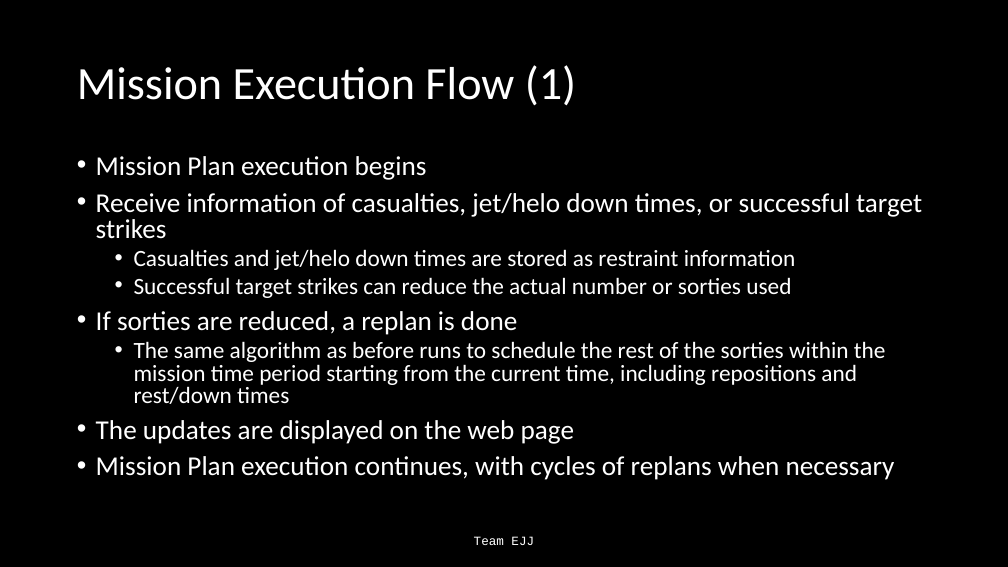
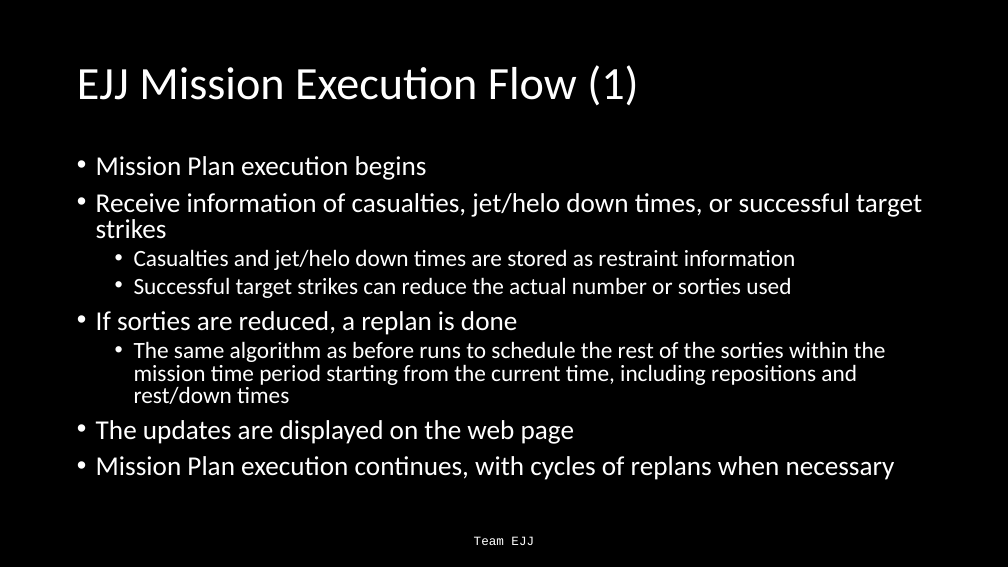
Before and after one commit to Jonathan805/RestrictedPlanning, a slide deck: slide 10 of TeamEJJ.pptx. Drawn at 1008x567 pixels with LibreOffice and Linux fonts; fonts in the diff are those of the drawing. Boxes give left, top, right and bottom in pixels: in the first picture for what was removed or moved away, otherwise in the second. Text is boxed around its words. In the diff, an @@ line names an element or a change of style, - is before the commit and + after.

Commit message:
updated ppt and added in pilot mission flight number constraint

```diff
--- a/TeamEJJ.pptx
+++ b/TeamEJJ.pptx
@@ title at (77,65,638,105): text changed @@
-Mission Execution Flow (1)
+EJJ Mission Execution Flow (1)
```
Also in this commit, not shown: 13 other slides changed, 1 other file.
